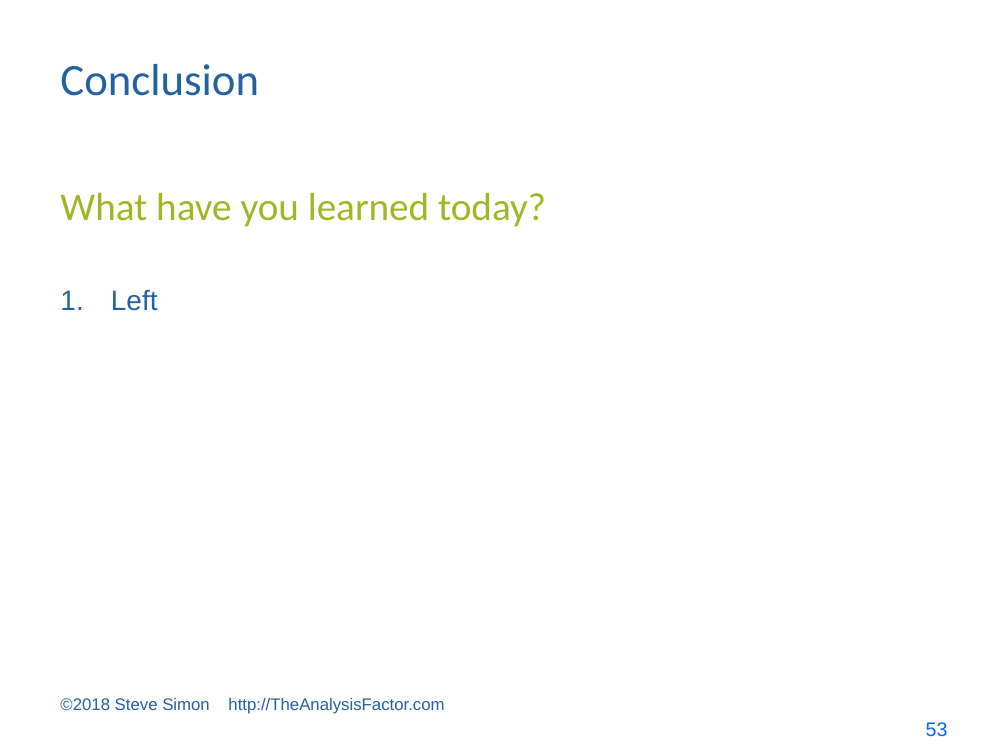
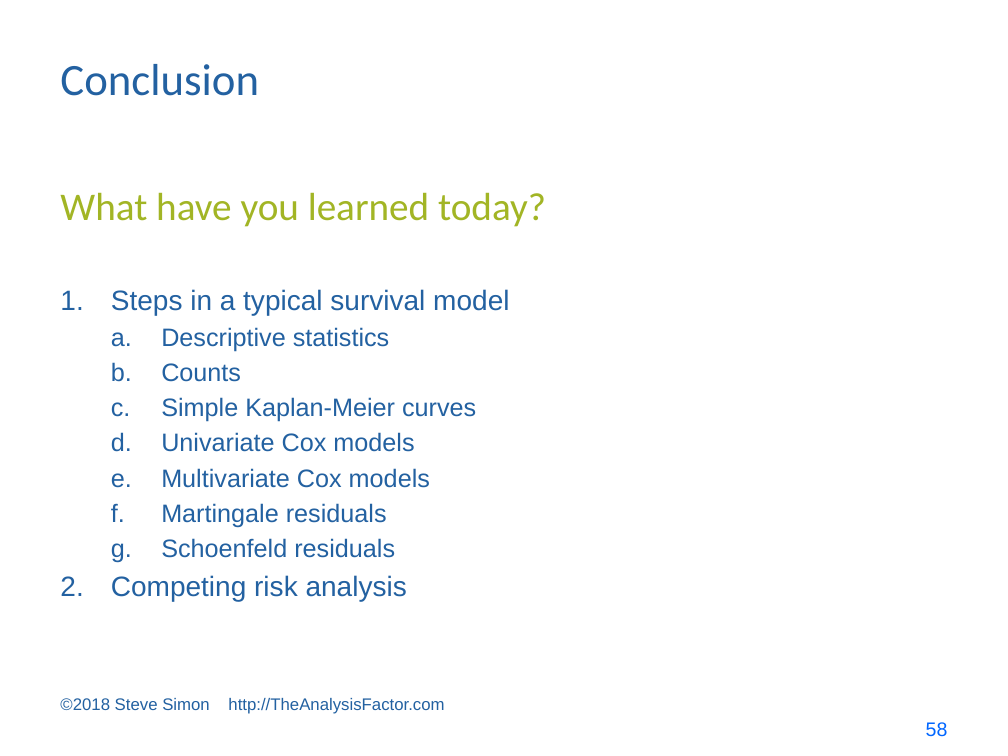
Before and after one commit to pmean/survival-models, a slide deck: slide 58 of bin/survival lecture 8.pptx (slide 53 before the commit). Drawn at 1008x756 pixels with LibreOffice and Linux fonts; fonts in the diff are those of the drawing. Boxes give left, top, right and bottom in pixels: in the first picture for what was removed or moved away, otherwise in the second. Text is boxed around its words. In the diff, an @@ line names an element or a change of style, - is before the commit and + after.

```diff
--- a/bin/survival lecture 8.pptx
+++ b/bin/survival lecture 8.pptx
@@ text at box(111, 289, 509, 601): text changed; size 20 to 18 pt @@
-1. Left
+1. Steps in a typical survival model
+  a. Descriptive statistics
+  b. Counts
+  c. Simple Kaplan-Meier curves
+  d. Univariate Cox models
+  e. Multivariate Cox models
+  f. Martingale residuals
+  g. Schoenfeld residuals
+2. Competing risk analysis
@@ page number at box(926, 722, 948, 737): text changed @@
-53
+58
```
Also in this commit, not shown: 3 other slides changed, 5 slides added, 5 other files.
